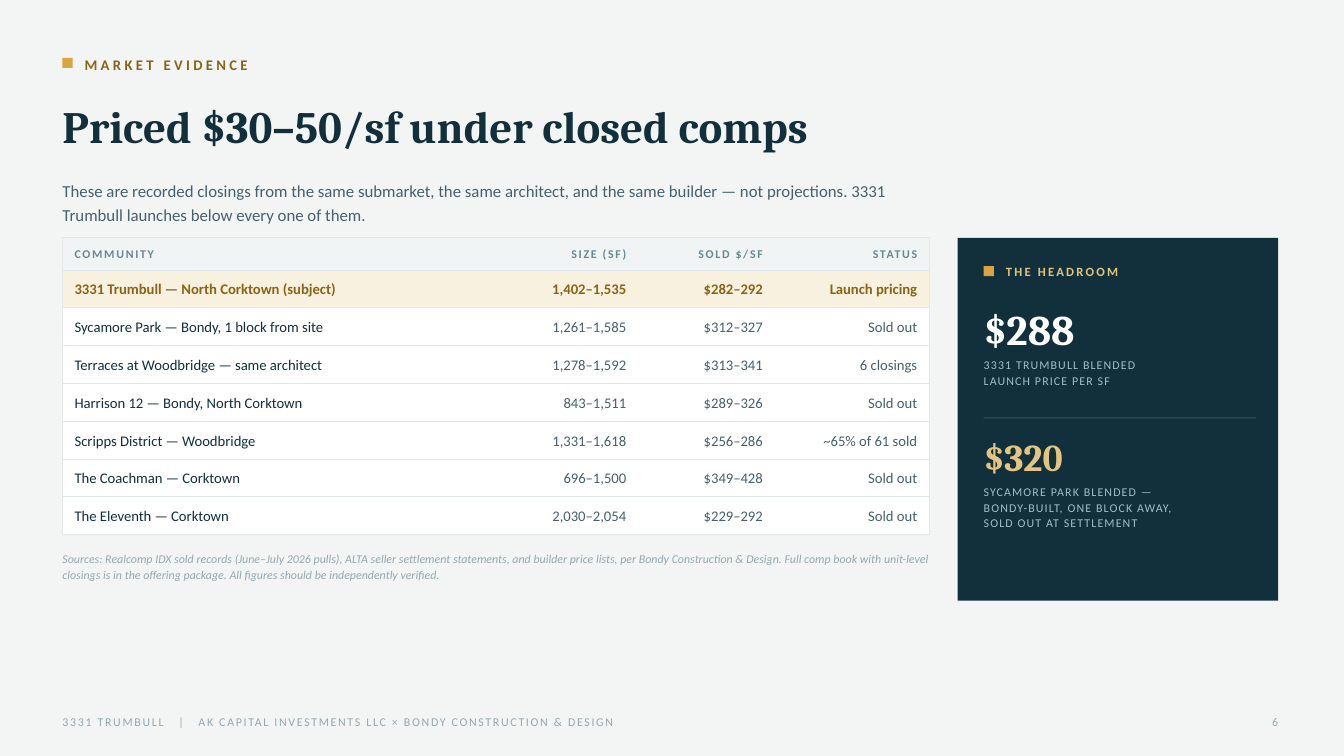
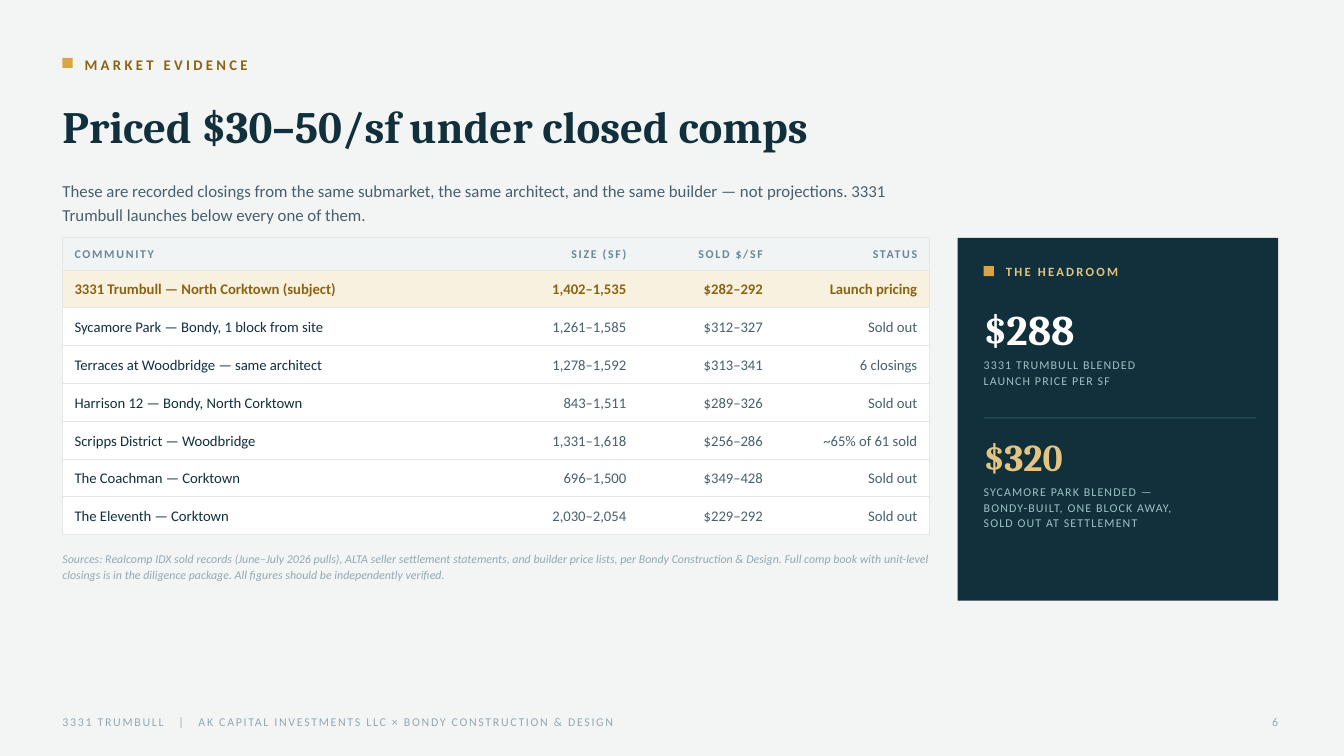
Before and after one commit to KevinSimpson9/3331-trumbull, a slide deck: slide 6 of deck/3331-Trumbull-Investor-Deck-Aug-2026.pptx. Drawn at 1344x756 pixels with LibreOffice and Linux fonts; fonts in the diff are those of the drawing. Boxes give left, top, right and bottom in pixels: in the first picture for what was removed or moved away, otherwise in the second. Text is boxed around its words. In the diff, an @@ line names an element or a change of style, - is before the commit and + after.

```diff
--- a/deck/3331-Trumbull-Investor-Deck-Aug-2026.pptx
+++ b/deck/3331-Trumbull-Investor-Deck-Aug-2026.pptx
@@ text at (62,554,928,581): text changed @@
-Sources: Realcomp IDX sold records (June–July 2026 pulls), ALTA seller settlement statements, and builder price lists, per Bondy Construction & Design. Full comp book with unit-level closings is in the offering package. All figures should be independently verified.
+Sources: Realcomp IDX sold records (June–July 2026 pulls), ALTA seller settlement statements, and builder price lists, per Bondy Construction & Design. Full comp book with unit-level closings is in the diligence package. All figures should be independently verified.
```
Also in this commit, not shown: 3 other slides changed, 2 other files.
